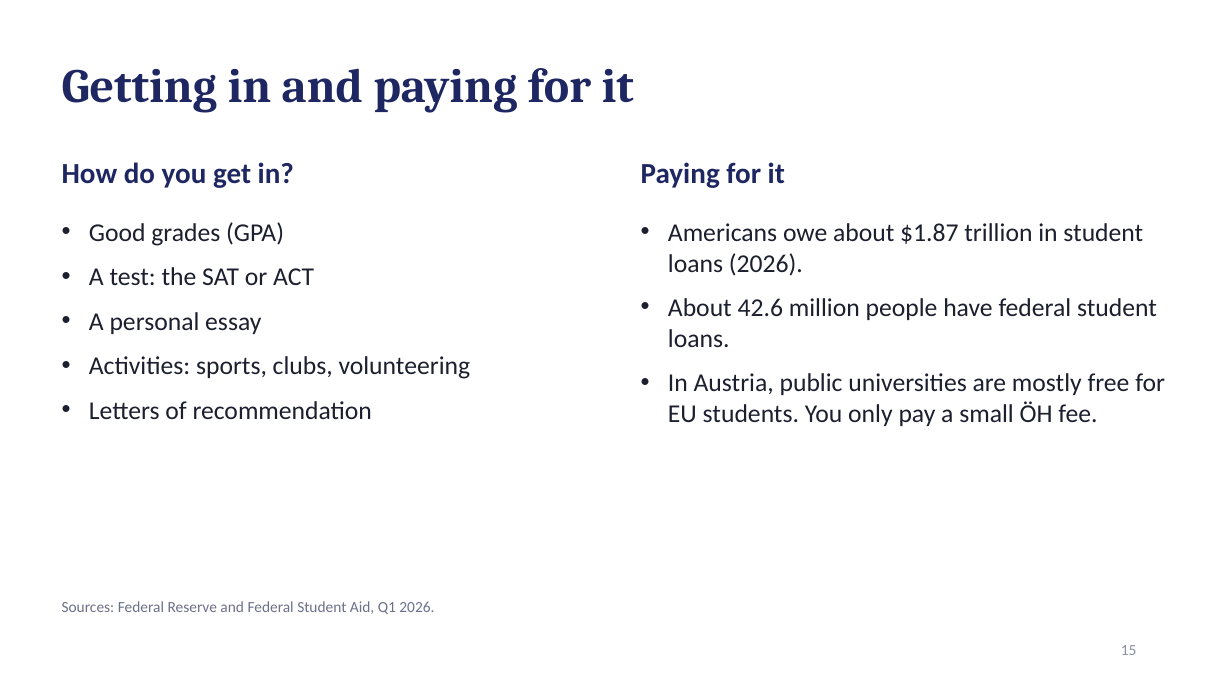
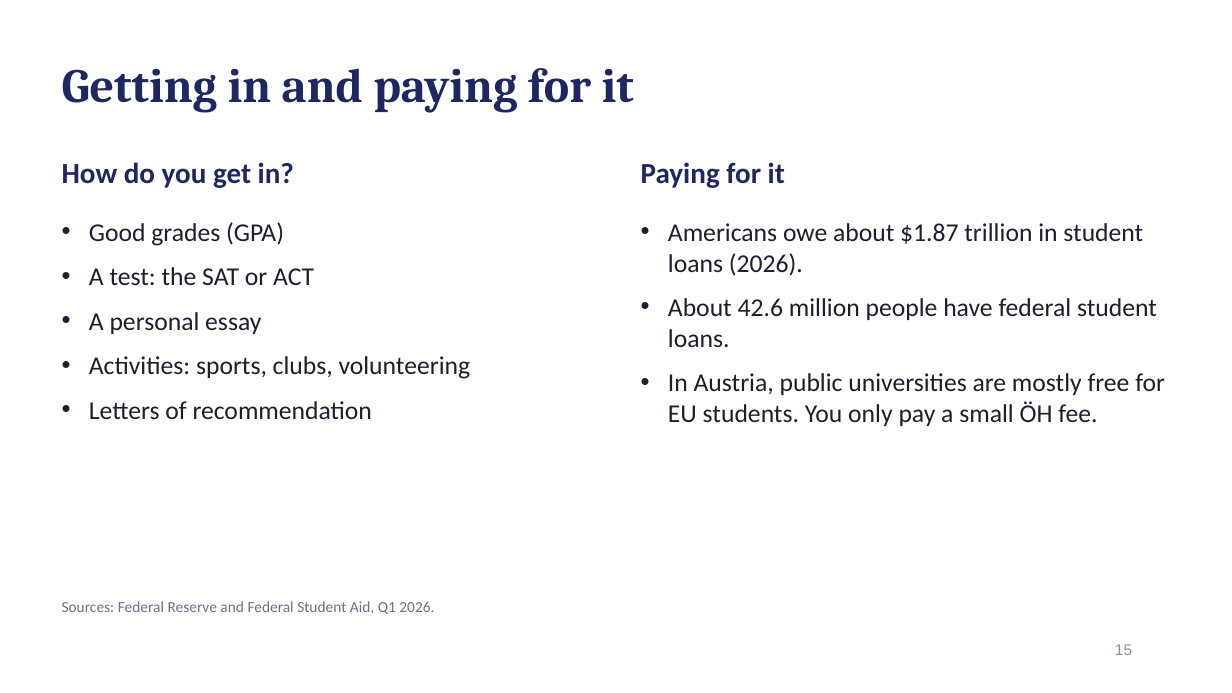
Before and after one commit to noahfried/slides, a slide deck: slide 15 of USA_Diversity_and_School.pptx. Drawn at 1232x693 pixels with LibreOffice and Linux fonts; fonts in the diff are those of the drawing. Boxes give left, top, right and bottom in pixels: in the first picture for what was removed or moved away, otherwise in the second. Text is boxed around its words. In the diff, an @@ line names an element or a change of style, - is before the commit and + after.

```diff
--- a/USA_Diversity_and_School.pptx
+++ b/USA_Diversity_and_School.pptx
@@ page number at <box>1115,644,1132,655</box>: font Calibri to Arial @@
```
Also in this commit, not shown: 21 other slides changed, 1 slide added, 2 slides removed, 1 other file.
